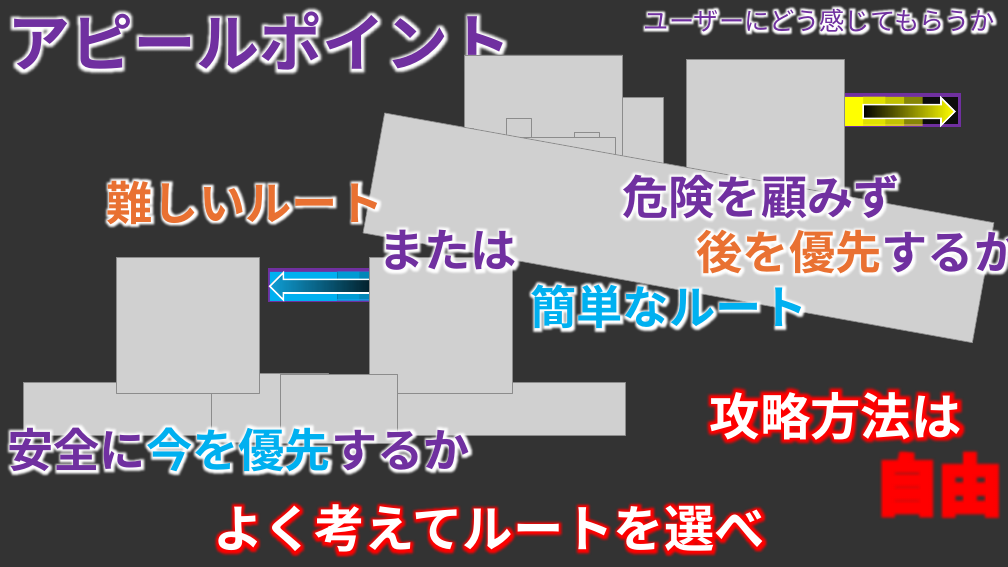
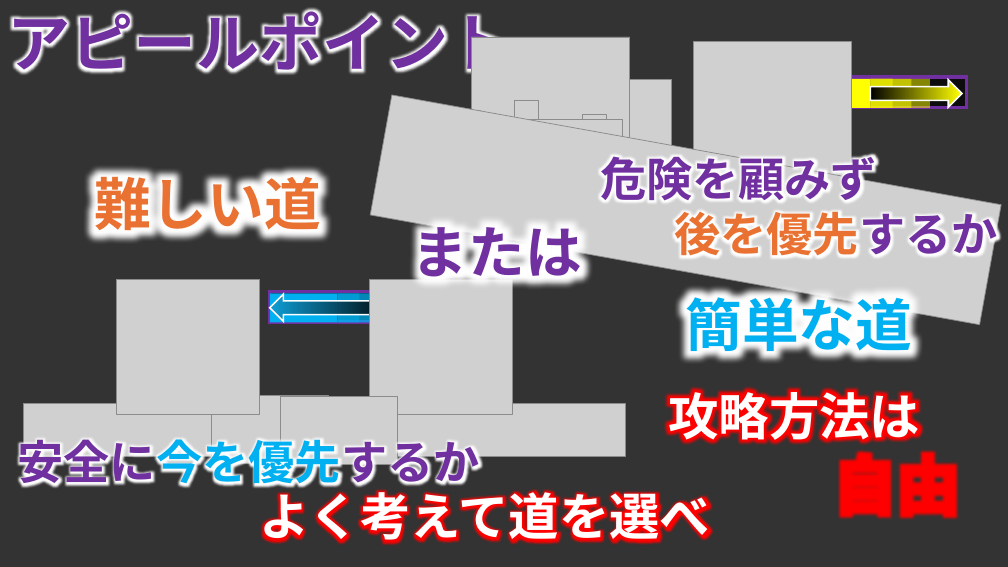
Before and after one commit to TomoyaKanazaki/TeamNinja, a slide deck: slide 10 of 98_plan/00_pptx/100_mainplan.pptx (slide 12 before the commit). Drawn at 1008x567 pixels with LibreOffice and Linux fonts; fonts in the diff are those of the drawing; grey boxes stand for pictures; background and template pictures are left out. Boxes give left, top, right and bottom in pixels: in the first picture for what was removed or moved away, otherwise in the second. Text is boxed around its words. In the diff, an @@ line names an element or a change of style, - is before the commit and + after.

```diff
--- a/98_plan/00_pptx/100_mainplan.pptx
+++ b/98_plan/00_pptx/100_mainplan.pptx
@@ text removed at bbox=[644, 4, 995, 37] @@
-ユーザーにどう感じてもらうか
@@ 5 rectangles, 4 pictures, 1 right arrow: place and size @@
-5 rectangles, 4 pictures, 1 right arrow at bbox=[473, 60, 960, 230]
+5 rectangles, 4 pictures, 1 right arrow at bbox=[480, 42, 967, 212]
@@ 3 pictures: place and size @@
-3 pictures at bbox=[363, 55, 994, 343]
+3 pictures at bbox=[371, 37, 1002, 325]
@@ picture: place and size @@
-picture at bbox=[575, 132, 599, 157]
+picture at bbox=[582, 115, 606, 139]
@@ text "危険を顧みず" rewrapped from bbox=[623, 167, 1008, 281] to bbox=[600, 149, 998, 263] @@
@@ text at bbox=[94, 168, 321, 240]: text changed; size 44 to 54 pt @@
-難しいルート
+難しい道
@@ text "または": place and size @@
-text "または" at bbox=[378, 229, 517, 279]
+text "または" at bbox=[412, 222, 582, 288]
@@ text "または" at bbox=[412, 222, 582, 288]: size 44 to 54 pt @@
@@ 6 pictures, 5 rectangles, 1 right arrow: place and size @@
-6 pictures, 5 rectangles, 1 right arrow at bbox=[23, 258, 625, 443]
+6 pictures, 5 rectangles, 1 right arrow at bbox=[23, 279, 625, 464]
@@ text at bbox=[685, 288, 912, 360]: text changed; size 44 to 54 pt @@
-簡単なルート
+簡単な道
@@ text "攻略方法は": place and size @@
-text "攻略方法は" at bbox=[710, 384, 1001, 523]
+text "攻略方法は" at bbox=[668, 384, 959, 523]
@@ text "安全に今を優先するか": place and size @@
-text "安全に今を優先するか" at bbox=[8, 419, 470, 478]
+text "安全に今を優先するか" at bbox=[17, 432, 479, 491]
@@ text at bbox=[259, 485, 710, 549]: text changed @@
-よく考えてルートを選べ
+よく考えて道を選べ
```
Also in this commit, not shown: 8 other slides changed, 1 slide added, 4 slides removed, 5 other files.
